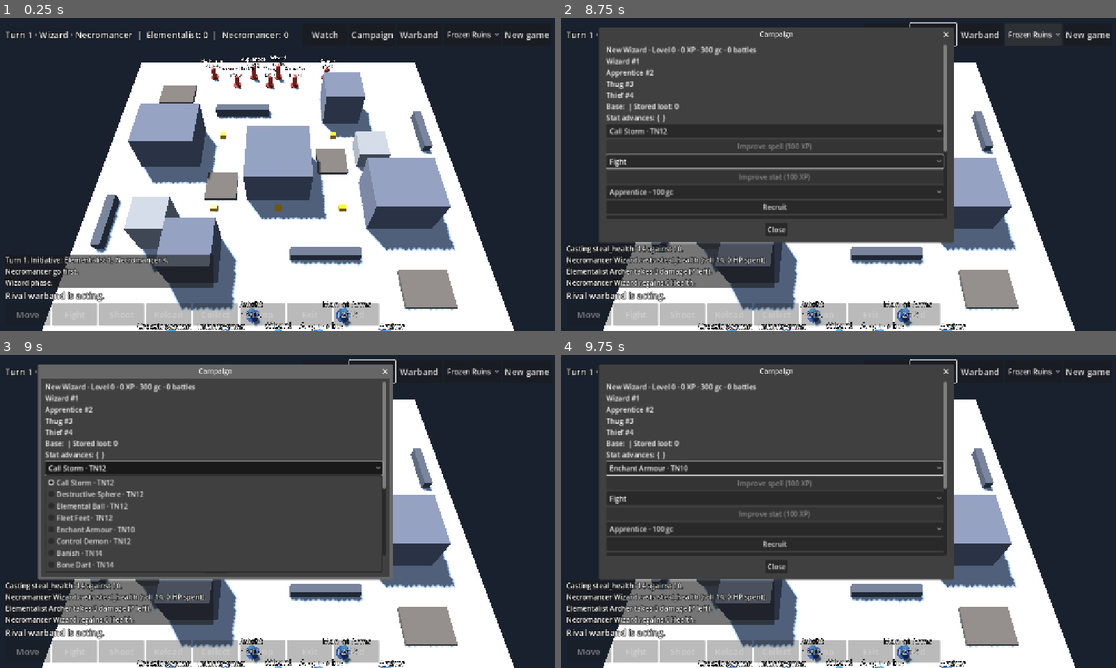
Above: before the commit, frames 1-4 (two rows, left to right).
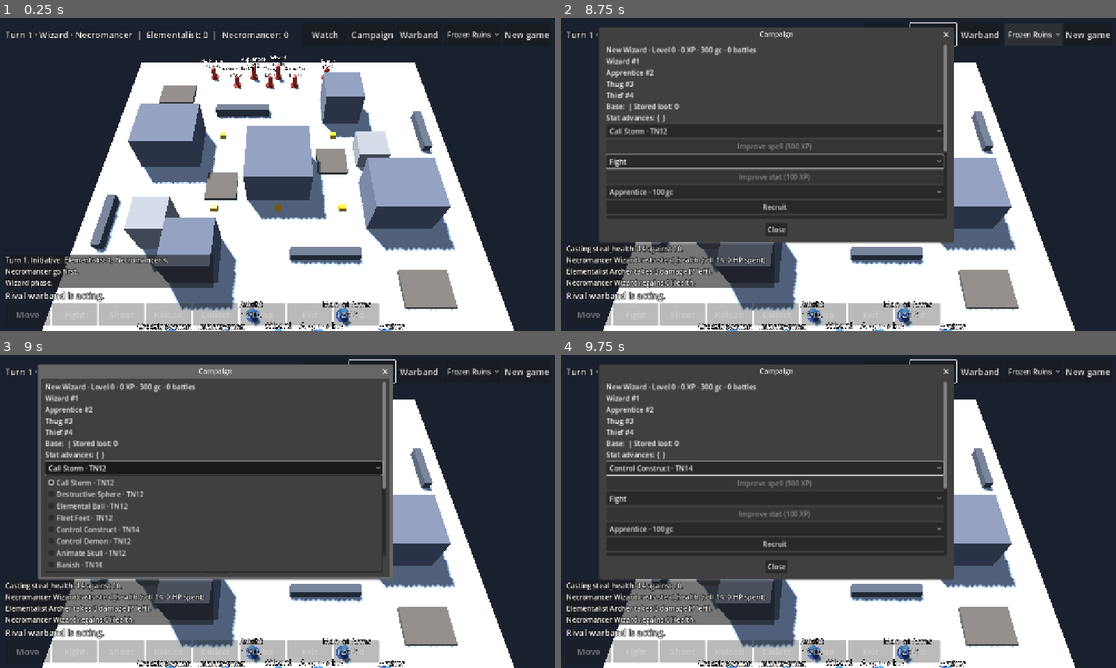
Above: after the commit, the same moments.

Repository: drag0nblad3/Frostgame
Game: Godot game, scene res://scenes/main.tscn
The game is run twice, just before and just after one commit, with the same random seed, the same clock (stepped at 60 frames per second) and the same inputs.
Inputs:
- Up to frame 1 (0.25 s): no input
- Up to frame 2 (8.75 s): click "Campaign" at 0.5 s; click "Campaign" at 1.25 s; click "New game" at 2 s; click "New game" at 2.75 s; click "Start campaign with current d…" at 3.5 s; click "Fight" at 4.25 s; click "Play next campaign skirmish" at 5 s; click "Play next campaign skirmish" at 5.75 s; click "Watch" at 6.5 s; click "Warband" at 7.25 s; click "Frozen Ruins" at 8 s
- Up to frame 3 (9 s): click "Call Storm · TN12" at 8.75 s
- Up to frame 4 (9.75 s): click "Apprentice · 100 gc" at 9.5 s

Frames 1-2 are identical in both runs. In frame 3, 0.4% of the frame differs, in the area x 10-26%, y 54-68%; in frame 4, 0.2%.

Commit message:
Implement point-target summoning, temporary allegiance and creature release

Diff:
--- a/data/figures.json
+++ b/data/figures.json
@@ -30,5 +30,9 @@
 	"snow_troll": {"name":"Snow Troll","role":"creature","move":4,"fight":4,"shoot":0,"armour":14,"will":2,"health":16,"cost":0,"weapons":["natural"],"traits":["large","strong"],"verify":false},
 	"ice_spider": {"name":"Ice Spider","role":"creature","move":6,"fight":1,"shoot":0,"armour":8,"will":0,"health":4,"cost":0,"weapons":["natural"],"traits":["animal","expert_climber","poison"],"verify":false},
 	"snow_leopard": {"name":"Snow Leopard","role":"creature","move":8,"fight":3,"shoot":0,"armour":10,"will":2,"health":10,"cost":0,"weapons":["natural"],"traits":["animal","expert_climber"],"verify":false},
-	"ice_toad": {"name":"Ice Toad","role":"creature","move":4,"fight":2,"shoot":0,"armour":10,"will":0,"health":5,"cost":0,"weapons":["natural"],"traits":["animal","amphibious","powerful"],"verify":false}
+	"ice_toad": {"name":"Ice Toad","role":"creature","move":4,"fight":2,"shoot":0,"armour":10,"will":0,"health":5,"cost":0,"weapons":["natural"],"traits":["animal","amphibious","powerful"],"verify":false},
+	"animated_skull": {"name":"Animated Skull","role":"creature","move":3,"fight":0,"shoot":0,"armour":10,"will":-2,"health":1,"cost":0,"weapons":["natural"],"traits":["levitate","undead"],"verify":false},
+	"zombie": {"name":"Zombie","role":"creature","move":4,"fight":1,"shoot":0,"armour":12,"will":0,"health":6,"cost":0,"weapons":["natural"],"traits":["undead"],"verify":false},
+	"minor_demon": {"name":"Minor Demon","role":"creature","move":6,"fight":3,"shoot":0,"armour":11,"will":4,"health":12,"cost":0,"weapons":["natural"],"traits":["demon"],"verify":false},
+	"major_demon": {"name":"Major Demon","role":"creature","move":6,"fight":5,"shoot":0,"armour":12,"will":6,"health":15,"cost":0,"weapons":["natural"],"traits":["demon","large","strong","true_sight"],"verify":false}
 }
--- a/data/spells.json
+++ b/data/spells.json
@@ -108,7 +108,7 @@
     "name": "Control Construct",
     "school": "enchanter",
     "number": 12,
-    "kind": "unimplemented"
+    "kind": "control"
   },
   "embed_enchantment": {
     "name": "Embed Enchantment",
@@ -198,7 +198,7 @@
     "name": "Animate Skull",
     "school": "necromancer",
     "number": 8,
-    "kind": "unimplemented"
+    "kind": "placement"
   },
   "bone_dart": {
     "name": "Bone Dart",
@@ -218,13 +218,13 @@
     "name": "Control Undead",
     "school": "necromancer",
     "number": 12,
-    "kind": "unimplemented"
+    "kind": "control"
   },
   "raise_zombie": {
     "name": "Raise Zombie",
     "school": "necromancer",
     "number": 10,
-    "kind": "unimplemented"
+    "kind": "placement"
   },
   "spell_eater": {
     "name": "Spell Eater",
@@ -308,7 +308,7 @@
     "name": "Mind Control",
     "school": "soothsayer",
     "number": 12,
-    "kind": "unimplemented"
+    "kind": "control"
   },
   "mind_lock": {
     "name": "Mind Lock",
@@ -344,13 +344,13 @@
     "name": "Control Demon",
     "school": "summoner",
     "number": 10,
-    "kind": "unimplemented"
+    "kind": "control"
   },
   "imp": {
     "name": "Imp",
     "school": "summoner",
     "number": 10,
-    "kind": "unimplemented"
+    "kind": "placement"
   },
   "leap": {
     "name": "Leap",
@@ -386,7 +386,7 @@
     "name": "Summon Demon",
     "school": "summoner",
     "number": 12,
-    "kind": "unimplemented"
+    "kind": "placement"
   },
   "banish": {
     "name": "Banish",
@@ -453,7 +453,7 @@
     "name": "Control Animal",
     "school": "witch",
     "number": 12,
-    "kind": "unimplemented"
+    "kind": "control"
   },
   "curse": {
     "name": "Curse",
--- a/src/core/ai/magic_bot.gd
+++ b/src/core/ai/magic_bot.gd
@@ -5,7 +5,7 @@
 static func play(c: GameController, f: Figure) -> bool:
 	if f.def.role not in ["wizard", "apprentice"]:
 		return false
-	for id in ["heal", "elemental_bolt", "bone_dart", "steal_health"]:
+	for id in ["heal", "control_demon", "control_undead", "control_construct", "control_animal", "mind_control", "elemental_bolt", "bone_dart", "steal_health"]:
 		for t in c.state.figures:
 			if (id == "heal" and (t.side != f.side or t.def.health - t.health < 3)) or (id != "heal" and t.side == f.side):
 				continue
@@ -15,4 +15,11 @@
 			var needed := maxi(0, int(p["tn"]) - int(p["total"]))
 			c.finish_cast(needed if needed <= mini(2, c.cast_max_empowerment()) and needed < f.health else 0)
 			return true
+	for id in ["raise_zombie", "summon_demon", "animate_skull"]:
+		var points := c._magic.placement_points(id, true)
+		if not points.is_empty() and c._magic.start_at(id, points[0]):
+			var p := c.state.pending_cast
+			var needed := maxi(0, int(p["tn"]) - int(p["total"]))
+			c.finish_cast(needed if needed <= mini(2, c.cast_max_empowerment()) and needed < f.health else 0)
+			return true
 	return false
--- a/src/core/campaign/campaign_progress.gd
+++ b/src/core/campaign/campaign_progress.gd
@@ -66,7 +66,7 @@
 	for unit: Dictionary in data["units"]:
 		unit["miss"] = maxi(0, int(unit["miss"]) - 1)
 	for f in c.state.figures:
-		if f.side != side or f.campaign_id < 0 or not f.out_of_action:
+		if f.original_side != side or f.campaign_id < 0 or not f.out_of_action:
 			continue
 		for unit: Dictionary in data["units"]:
 			if int(unit["id"]) != f.campaign_id:
--- a/src/core/figures/figure.gd
+++ b/src/core/figures/figure.gd
@@ -7,6 +7,12 @@
 
 var id := 0
 var campaign_id := -1
+var original_side := 0
+var controller_id := -1
+var control_spell := ""
+var control_roll := 0
+var summoned_by := -1
+var summon_spell := ""
 var def: FigureDef
 var side := 0
 var pos := Vector2.ZERO
@@ -35,6 +41,7 @@
 	id = fig_id
 	def = d
 	side = fig_side
+	original_side = fig_side
 	pos = at
 	if d != null:
 		health = d.health
--- a/src/core/rules/turn/early_phase.gd
+++ b/src/core/rules/turn/early_phase.gd
@@ -53,7 +53,7 @@
 		return out
 	for id: int in eligible[side]:
 		var f := s.figure(id)
-		if f.in_play() and not f.activated:
+		if f.in_play() and f.side == side and not f.activated:
 			out.append(f)
 	return out
 
--- a/src/core/state/encounter_actions.gd
+++ b/src/core/state/encounter_actions.gd
@@ -66,12 +66,13 @@
 			return
 
 
-func _spawn_at(type: String, at: Vector2) -> void:
+func _spawn_at(type: String, at: Vector2, side: int = -1) -> Figure:
 	var s := c.state
 	var id := 1
 	for f in s.figures:
 		id = maxi(id, f.id + 1)
-	var creature := Figure.new(id, s.creature_db.get_def(type), -1, at, s.creature_db.unarmed())
+	var creature := Figure.new(id, s.creature_db.get_def(type), side, at, s.creature_db.unarmed())
 	creature.elevation = s.board.height_at(at)
 	s.figures.append(creature)
 	c.emit("creature_spawn", {"id": id})
+	return creature
--- a/src/core/state/spell_actions.gd
+++ b/src/core/state/spell_actions.gd
@@ -3,10 +3,12 @@
 ## Two-stage spellcasting: announce target, roll, choose Health, then resolve.
 
 var c: GameController
+var summons: SummonActions
 
 
 func _init(controller: GameController) -> void:
 	c = controller
+	summons = SummonActions.new(c)
 
 
 func can_cast(id: String, target_id: int) -> bool:
@@ -21,7 +23,7 @@
 		return false
 	var spell: Dictionary = s.spell_catalog[id]
 	var kind: String = spell["kind"]
-	if kind == "unimplemented":
+	if kind in ["unimplemented", "placement"]:
 		return false
 	if kind == "self":
 		return t == f and f.elemental_shield == 0
@@ -41,6 +43,8 @@
 		return t.side != f.side
 	if id == "enchant_armour":
 		return t.def.role == "soldier" and t.def.armour >= 11 and not t.spell_effects.has(id)
+	if SummonActions.CONTROL.has(id):
+		return summons.can_control(f, t, id)
 	if id == "destroy_undead":
 		return t.def.traits.has("undead")
 	if kind in ["heal", "resist"] and (t.def.traits.has("undead") or t.def.traits.has("construct")):
@@ -55,12 +59,36 @@
 func start(id: String, target_id: int) -> bool:
 	if not can_cast(id, target_id):
 		return false
+	return _roll(id, target_id)
+
+
+func placement_points(id: String, first_only: bool = false) -> Array[Vector2]:
+	var f := c.state.active()
+	var empty: Array[Vector2] = []
+	if not c.can_act() or f == null or f.def.role not in ["wizard", "apprentice"] or Contact.in_combat(c.state.figures, f):
+		return empty
+	if not c.state.spellbooks.get(f.side, {}).has(id) or not SummonActions.PLACEMENT.has(id):
+		return empty
+	if f.spell_effects.has("blinding_light") and id in ["animate_skull", "imp"]:
+		return empty
+	return summons.points(f, id, first_only)
+
+
+func start_at(id: String, at: Vector2) -> bool:
+	if placement_points(id, true).is_empty() or not summons.can_place(c.state.active(), id, at):
+		return false
+	return _roll(id, c.state.active_id, at)
+
+
+func _roll(id: String, target_id: int, at: Variant = null) -> bool:
 	var f := c.state.active()
 	var raw := c.dice.d20()
 	var total := CastingRoll.modified(raw, f.roll_penalty() - (2 if f.spell_effects.has("furious_quill") else 0), f.def.role == "apprentice")
 	var tn := int(c.state.spellbooks[f.side][id])
 	c._spend(f)
 	c.state.pending_cast = {"id": id, "caster": f.id, "target": target_id, "raw": raw, "total": total, "tn": tn}
+	if at != null:
+		c.state.pending_cast["at"] = at
 	c.emit("cast_roll", c.state.pending_cast.duplicate())
 	return true
 
@@ -69,6 +97,8 @@
 	var p := c.state.pending_cast
 	if p.is_empty():
 		return 0
+	if p["id"] == "summon_demon":
+		return 0 if int(p["raw"]) == 1 else c.state.figure(p["caster"]).health
 	return CastingRoll.max_empowerment(p["total"], c.state.figure(p["caster"]).health)
 
 
@@ -80,11 +110,24 @@
 	var f := s.figure(p["caster"])
 	var t := s.figure(p["target"])
 	var id: String = p["id"]
-	var result := CastingRoll.resolve(p["total"], p["tn"], health, f.health)
+	var result := CastingRoll.resolve(p["total"], p["tn"], health, f.health, false, 100 if id == "summon_demon" else 18)
+	if id == "summon_demon" and int(p["raw"]) == 1:
+		result["success"] = false
 	s.pending_cast = {}
 	c._hurt(f, int(result["health_spent"]) + int(result["failure_damage"]), f, false)
 	c.emit("cast_result", {"id": f.id, "spell": id, "target": t.id, "success": result["success"], "roll": result["roll"], "spent": health, "tn": p["tn"], "failure_damage": result["failure_damage"]})
-	if not result["success"] or not t.in_play():
+	if id == "summon_demon" and int(p["raw"]) == 1:
+		summons.miscast_demon(f)
+		return true
+	if not result["success"]:
+		return true
+	if SummonActions.PLACEMENT.has(id):
+		summons.spawn(f, id, p["at"], int(p["total"]) + health, int(p["tn"]))
+		return true
+	if not t.in_play():
+		return true
+	if SummonActions.CONTROL.has(id):
+		summons.apply_control(f, t, id, int(result["roll"]))
 		return true
 	match id:
 		"heal":
@@ -187,6 +230,8 @@
 func on_end_activation(f: Figure) -> void:
 	f.petrified_skip = false
 	_resist_effect(f, "slow")
+	if f.in_play() and f.control_spell == "mind_control" and StatRoll.succeeds(c.dice.d20(), f.effective_will() + f.roll_penalty(), f.control_roll):
+		summons.release(f)
 
 
 func on_end_turn() -> void:
@@ -207,3 +252,18 @@
 	var d := c.dice.d20() + t.effective_fight() + t.roll_penalty()
 	if a > d:
 		c._hurt(t, maxi(0, a - t.effective_armour()), f, false)
+
+
+func can_cancel(target: int) -> bool:
+	var f := c.state.active()
+	var t := c.state.figure(target)
+	return c.can_act() and f != null and t != null and summons.cancelable(f, t)
+
+
+func cancel(target: int) -> bool:
+	if not can_cancel(target):
+		return false
+	var f := c.state.active()
+	c._spend(f)
+	summons.cancel(f, c.state.figure(target))
+	return true
--- /dev/null
+++ b/src/core/state/summon_actions.gd
@@ -0,0 +1,160 @@
+class_name SummonActions
+extends RefCounted
+## Shared placement and temporary allegiance rules. All choices go through SpellActions.
+const PLACEMENT := ["animate_skull", "imp", "raise_zombie", "summon_demon"]
+const CONTROL := {"control_animal": "animal", "control_construct": "construct", "control_demon": "demon", "control_undead": "undead", "mind_control": ""}
+
+var c: GameController
+
+
+func _init(controller: GameController) -> void:
+	c = controller
+
+
+func controlled(f: Figure, id: String) -> Figure:
+	for t in c.state.figures:
+		if t.in_play() and t.controller_id == f.id and t.control_spell == id:
+			return t
+	return null
+
+
+func summoned(f: Figure, id: String, whole_side: bool = false) -> Figure:
+	for t in c.state.figures:
+		if not t.in_play() or t.summon_spell != id:
+			continue
+		var owner := c.state.figure(t.summoned_by)
+		if owner != null and (owner.id == f.id or (whole_side and owner.side == f.side)):
+			return t
+	return null
+
+
+func can_control(f: Figure, t: Figure, id: String) -> bool:
+	if t.side == f.side or t.controller_id >= 0 or controlled(f, id) != null:
+		return false
+	if id == "mind_control":
+		return t.def.role not in ["wizard", "apprentice"] and not t.def.traits.has("mindless")
+	return t.def.traits.has(CONTROL[id])
+
+
+func can_place(f: Figure, id: String, at: Vector2) -> bool:
+	var s := c.state
+	if s.creature_db == null or not s.board.can_stand(at, Figure.BASE_RADIUS):
+		return false
+	if id == "animate_skull" and summoned(f, id) != null:
+		return false
+	if id == "raise_zombie" and summoned(f, id, true) != null:
+		return false
+	if id == "summon_demon" and controlled(f, "control_demon") != null:
+		return false
+	var dist := f.pos.distance_to(at)
+	var height_delta := s.board.height_at(at) - f.elevation
+	if id == "animate_skull" and Vector2(dist, height_delta).length() > 6.001:
+		return false
+	if id in ["raise_zombie", "summon_demon"] and (dist > (1.25 if id == "raise_zombie" else 2.0) or absf(height_delta) >= 0.5):
+		return false
+	if not LineOfSight.check(s.board, f.pos, at).clear:
+		return false
+	for t in s.figures:
+		if not t.in_play():
+			continue
+		var d := Vector2(t.pos.distance_to(at), t.elevation - s.board.height_at(at)).length()
+		if d < Contact.OVERLAP or (id == "imp" and d < 4.0):
+			return false
+		if id in ["raise_zombie", "summon_demon"] and t.side != f.side and d <= Contact.CONTACT:
+			return false
+	return true
+
+
+func points(f: Figure, id: String, first_only: bool = false) -> Array[Vector2]:
+	var out: Array[Vector2] = []
+	var grid := MoveGrid.new(c.state.board)
+	var reach := 6.0 if id == "animate_skull" else (2.0 if id != "imp" else c.state.board.size.length())
+	var origin := MovePlanner.node_at(f.pos)
+	var radius := ceili(reach / MoveGrid.STEP)
+	for x in range(maxi(0, origin.x - radius), mini(grid.cols, origin.x + radius + 1)):
+		for y in range(maxi(0, origin.y - radius), mini(grid.rows, origin.y + radius + 1)):
+			var at := MoveGrid.to_pos(Vector2i(x, y))
+			if can_place(f, id, at):
+				out.append(at)
+				if first_only:
+					return out
+	return out
+
+
+func apply_control(f: Figure, t: Figure, id: String, roll: int) -> void:
+	if StatRoll.succeeds(c.dice.d20(), t.effective_will() + t.roll_penalty(), roll):
+		return
+	t.controller_id = f.id
+	t.control_spell = id
+	t.control_roll = roll
+	t.side = f.side
+	c.emit("allegiance", {"id": t.id, "side": t.side})
+
+
+func release(t: Figure) -> void:
+	t.side = t.original_side
+	t.controller_id = -1
+	t.control_spell = ""
+	t.control_roll = 0
+	c.emit("allegiance", {"id": t.id, "side": t.side})
+
+
+func cancelable(f: Figure, t: Figure) -> bool:
+	return t.in_play() and ((t.controller_id == f.id and t.control_spell != "mind_control") or (t.summoned_by == f.id and t.summon_spell == "animate_skull"))
+
+
+func cancel(f: Figure, t: Figure) -> void:
+	if t.summon_spell == "animate_skull" and t.summoned_by == f.id:
+		vanish(t)
+	else:
+		release(t)
+
+
+func vanish(t: Figure) -> void:
+	c._loot.drop_on_death(t)
+	t.exited = true
+	c.emit("exit", {"id": t.id})
+
+
+func spawn(f: Figure, id: String, at: Vector2, roll: int, tn: int) -> void:
+	var type := id
+	var side := -1
+	match id:
+		"imp":
+			var old := summoned(f, id)
+			if old != null:
+				vanish(old)
+		"raise_zombie":
+			type = "zombie"
+			side = f.side
+		"summon_demon":
+			var margin := roll - tn
+			type = "major_demon" if margin >= 13 else ("minor_demon" if margin >= 6 else "imp")
+			side = f.side
+		"animate_skull":
+			type = "animated_skull"
+	var t := c._encounters._spawn_at(type, at, side)
+	t.summoned_by = f.id
+	t.summon_spell = id
+	if id == "summon_demon":
+		t.original_side = -1
+		t.controller_id = f.id
+		t.control_spell = "control_demon"
+		t.control_roll = roll
+
+
+func miscast_demon(f: Figure) -> void:
+	var s := c.state
+	var roll := c.dice.d20()
+	var type := "imp" if roll <= 10 else ("minor_demon" if roll <= 17 else "major_demon")
+	for i in 16:
+		var at := f.pos + Vector2.RIGHT.rotated(TAU * i / 16.0)
+		if not s.board.can_stand(at, Figure.BASE_RADIUS) or absf(s.board.height_at(at) - f.elevation) >= 0.5:
+			continue
+		var open := true
+		for t in s.figures:
+			if t.in_play() and t != f and t.pos.distance_to(at) < Contact.OVERLAP:
+				open = false
+		if open:
+			c._encounters._spawn_at(type, at)
+			return
--- a/src/core/state/treasure_actions.gd
+++ b/src/core/state/treasure_actions.gd
@@ -75,6 +75,8 @@
 	if not _c.can_move():
 		return false
 	var f := _c.state.active()
+	if f.control_spell == "mind_control" or f.side < 0:
+		return false
 	if r == null:
 		r = _c.reach()
 	var at := MoveGrid.to_pos(node)
--- a/src/view/battle/battle_input.gd
+++ b/src/view/battle/battle_input.gd
@@ -81,12 +81,19 @@
 			break
 	cast_options.clear()
 	for id: String in c.state.spellbooks.get(f.side, {}):
+		if not c._magic.placement_points(id, true).is_empty():
+			cast_options.append(id)
+			continue
 		for t in c.state.figures:
 			if c.can_cast(id, t.id):
 				cast_options.append(id)
 				break
 	if not cast_options.is_empty():
 		available.append("cast")
+	for t in c.state.figures:
+		if c._magic.can_cancel(t.id):
+			available.append("cancel_control")
+			break
 	if c.can_reload():
 		available.append("reload")
 	drops.clear()
@@ -115,6 +122,15 @@
 	match mode:
 		"spell_menu":
 			hint = "Choose a spell."
+		"spell_point":
+			points.assign(c._magic.placement_points(selected_spell))
+			hint = "Choose a marked summoning location."
+		"cancel_control":
+			for t in c.state.figures:
+				if c._magic.can_cancel(t.id):
+					targets.append(t)
+			radius = 0.65
+			hint = "Choose a summoned or controlled creature to release."
 		"spell_target":
 			for t in c.state.figures:
 				if c.can_cast(selected_spell, t.id):
@@ -191,7 +207,7 @@
 		return false
 	if key.begins_with("spell_") and key != "spell_cancel":
 		selected_spell = key.trim_prefix("spell_")
-		mode = "spell_target"
+		mode = "spell_point" if SummonActions.PLACEMENT.has(selected_spell) else "spell_target"
 		available.assign(["spell_cancel"])
 		preview()
 		return false
@@ -252,13 +268,15 @@
 
 
 func tap(screen: Vector2) -> bool:
-	if mode in ["select", "fight", "shoot", "group_select", "spell_target"]:
+	if mode in ["select", "fight", "shoot", "group_select", "spell_target", "cancel_control"]:
 		var id := _figure_at(screen)
 		if id < 0:
 			return false
 		match mode:
 			"spell_target":
 				return c.start_cast(selected_spell, id)
+			"cancel_control":
+				return c._magic.cancel(id)
 			"group_select":
 				if id == int(c.state.early.leaders[c.state.current_side()]):
 					return false
@@ -276,6 +294,8 @@
 	if hit == null:
 		return false
 	var at: Vector2 = hit
+	if mode == "spell_point":
+		return c._magic.start_at(selected_spell, MoveGrid.to_pos(MovePlanner.node_at(at)))
 	if mode == "collect":
 		for token in tokens:
 			if at.distance_to(token.pos) <= 0.9:
--- a/src/view/battle/event_player.gd
+++ b/src/view/battle/event_player.gd
@@ -41,11 +41,11 @@
 			var f := state.figure(d["id"])
 			var v := FigureView.new()
 			add_child(v)
-			v.setup(f, "Creature")
+			v.setup(f, "Creature" if f.side < 0 else state.side_names[f.side])
 			views[f.id] = v
 		"move", "push_back", "force_combat":
 			_animate_move(_view(d["id"]), d["path"])
-		"heal":
+		"allegiance", "heal":
 			_view(d["id"]).refresh(state.figure(d["id"]))
 		"shoot", "spell_shot":
 			_animate_shot(_view(d["id"]), _view(d["target"]))
--- a/src/view/figure_view.gd
+++ b/src/view/figure_view.gd
@@ -7,6 +7,7 @@
 var figure_id := 0
 var _plate: Label3D
 var _body: MeshInstance3D
+var _base: MeshInstance3D
 var _ring: MeshInstance3D
 
 
@@ -14,6 +15,7 @@
 	figure_id = f.id
 	var col: Color = Color(0.65, 0.45, 0.75) if f.side < 0 else SIDE_COLORS[f.side % SIDE_COLORS.size()]
 	var base := MeshInstance3D.new()
+	_base = base
 	var cyl := CylinderMesh.new()
 	cyl.top_radius = Figure.BASE_RADIUS
 	cyl.bottom_radius = Figure.BASE_RADIUS
@@ -53,6 +55,9 @@
 
 
 func refresh(f: Figure) -> void:
+	var col: Color = Color(0.65, 0.45, 0.75) if f.side < 0 else SIDE_COLORS[f.side % SIDE_COLORS.size()]
+	_base.material_override = BoardView._mat(col.darkened(0.3), 0.6)
+	_body.material_override = BoardView._mat(col, 0.7)
 	_plate.text = "%s\n%d/%d" % [f.label(), f.health, f.def.health]
 	_plate.modulate = Color(1, 1, 1) if f.health * 2 > f.def.health else Color(1, 0.6, 0.4)
 
--- a/src/view/hud/battle_hud.gd
+++ b/src/view/hud/battle_hud.gd
@@ -12,7 +12,7 @@
 signal action_pressed(action: String)
 
 const LOG_LINES := 4
-const ACTIONS := {"move": "Move", "fight": "Fight", "shoot": …(1345 unchanged characters)… ll_elemental_hammer": "Elemental Hammer"}
+const ACTIONS := {"move": "Move", "fight": "Fight", "shoot": …(1345 unchanged characters)… ll_elemental_hammer": "Elemental Hammer", "cancel_control": "Release creature", "spell_animate_skull": "Animate Skull", "spell_imp": "Imp", "spell_raise_zombie": "Raise Zombie", "spell_summon_demon": "Summon Demon", "spell_control_animal": "Control Animal", "spell_control_construct": "Control Construct", "spell_control_demon": "Control Demon", "spell_control_undead": "Control Undead", "spell_mind_control": "Mind Control"}
 
 var _status: Label
 var _hint: Label
--- /dev/null
+++ b/tests/unit/test_summoning.gd
@@ -0,0 +1,42 @@
+extends TestCase
+
+
+func _game(rolls: Array) -> GameController:
+	var c := make_game(make_board(), [fig("wizard", 0, Vector2(10, 10)), fig("skeleton", -1, Vector2(14, 10)), fig("thug", 1, Vector2(20, 20))], LoadedDice.new(rolls))
+	c.state.creature_db = db()
+	c.state.spell_catalog = JsonFile.read("res://data/spells.json")
+	c.state.spellbooks[0] = {"raise_zombie": 10, "control_undead": 12, "summon_demon": 12}
+	c.state.active_id = 1
+	c.state.active().actions_left = 2
+	return c
+
+
+func test_control_and_release() -> void:
+	var c := _game([18, 1])
+	check(c.start_cast("control_undead", 2))
+	check(c.finish_cast(0))
+	check_eq(c.state.figure(2).side, 0)
+	check_eq(c.state.figure(2).original_side, -1)
+	c.state.active().acted = false
+	check(c._magic.cancel(2))
+	check_eq(c.state.figure(2).side, -1)
+
+
+func test_zombie_limit() -> void:
+	var c := _game([18])
+	check(c._magic.start_at("raise_zombie", Vector2(10, 11)))
+	check(c.finish_cast(0))
+	check_eq(c.state.figures.size(), 4)
+	check_eq(c.state.figure(4).def.id, "zombie")
+	check_eq(c.state.figure(4).side, 0)
+	c.state.active().acted = false
+	check(c._magic.placement_points("raise_zombie", true).is_empty())
+
+
+func test_demon_empowerment() -> void:
+	var c := _game([20])
+	check(c._magic.start_at("summon_demon", Vector2(10, 11)))
+	check(c.cast_max_empowerment() > 5)
+	check(c.finish_cast(5))
+	check_eq(c.state.figure(4).def.id, "major_demon")
+	check_eq(c.state.figure(4).controller_id, 1)
Not shown, changed: docs/rules-coverage.md
